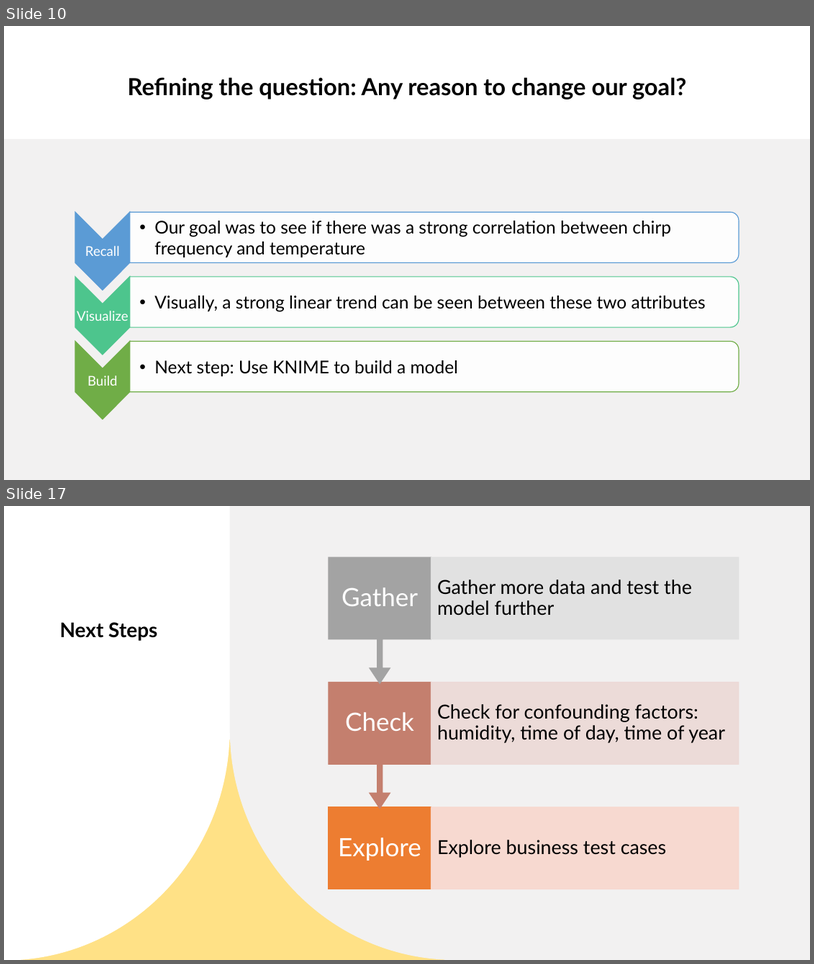
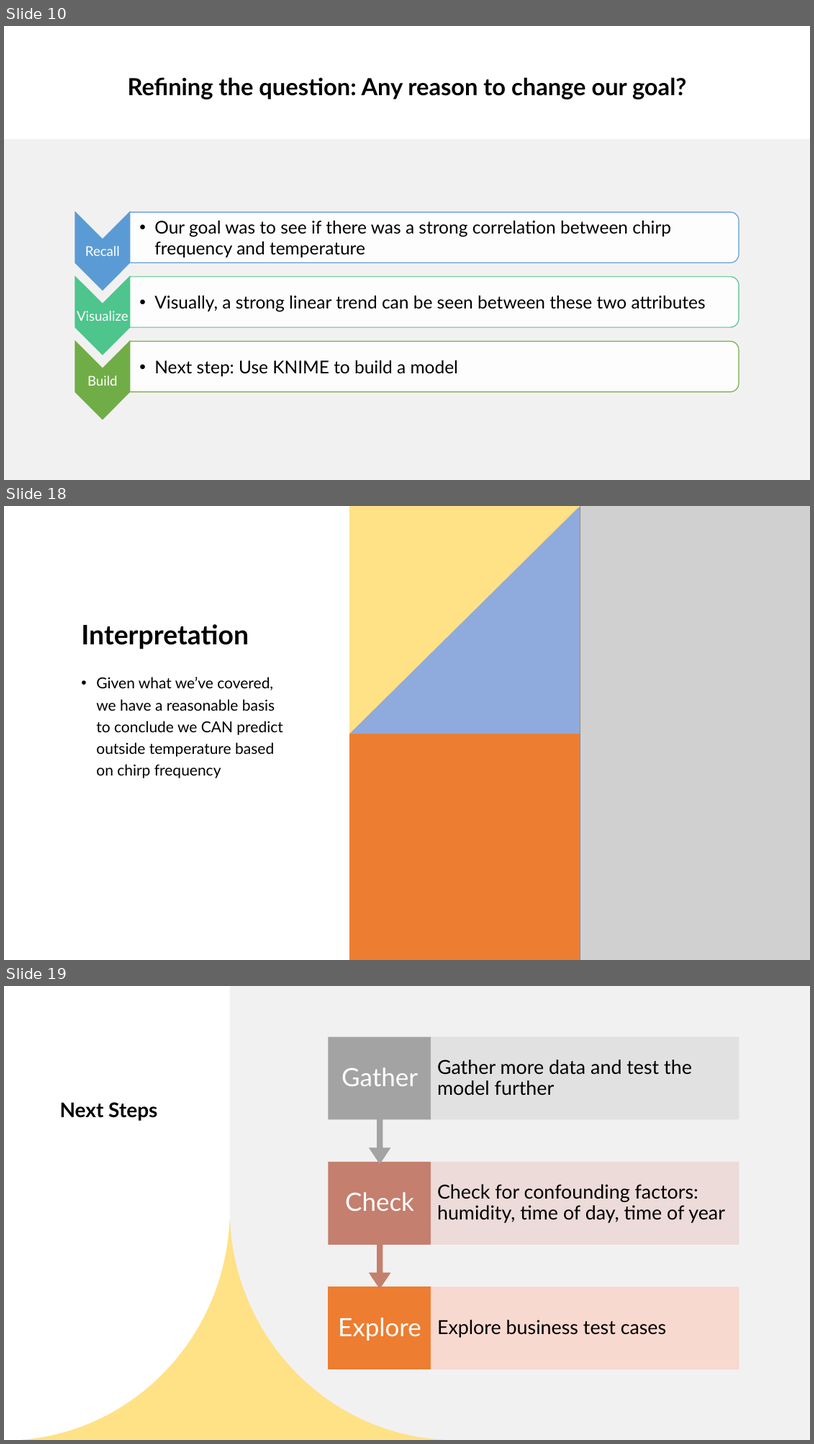
Before and after one commit to robert-daniels/Projects, a slide deck: DS_210/final/DS 210.pptx. Shown one above the other, each under a label of ours: slides 10 and 17 before the commit, slides 10, 18 and 19 after it; the slides between them are not shown. The pictures are 814x964 and 814x1444 pixels, drawn with LibreOffice and Linux fonts; fonts in the diff are those of the drawing; grey boxes stand for pictures. Boxes give left, top, right and bottom in pixels: in the first picture for what was removed or moved away, otherwise in the second. Text is boxed around its words. In the diff, an @@ line names an element or a change of style, - is before the commit and + after.

```diff
--- a/DS_210/final/DS 210.pptx
+++ b/DS_210/final/DS 210.pptx
@@ slide 18 added at (x1=4, y1=506, x2=810, y2=960), background #FFFFFF; not listed: 1 template element that a slide beside it also shows @@
@@ rectangle added at (x1=4, y1=506, x2=810, y2=960), fill #FFFFFF @@
@@ rectangle added at (x1=350, y1=507, x2=581, y2=734), fill #8FAADC @@
@@ freeform shape added at (x1=350, y1=506, x2=581, y2=734), fill #FFE186 @@
@@ picture added at (x1=580, y1=506, x2=810, y2=960) @@
@@ title added at (x1=81, y1=624, x2=249, y2=649), 32 pt, text #000000, bold @@
+Interpretation
@@ text added at (x1=96, y1=677, x2=283, y2=778), 18 pt, text #000000 @@
+• Given what we’ve covered, we have a reasonable basis to conclude we CAN predict outside temperature based on chirp frequency
@@ rectangle added at (x1=350, y1=734, x2=581, y2=960), fill #ED7D31 @@
@@ freeform shape added at (x1=580, y1=734, x2=810, y2=960), fill #1D242E @@
@@ what was slide 17 is now slide 19 @@
```
Also in this commit, not shown: 3 slides changed, 3 other slides added, 2 slides removed, 3 other files.
